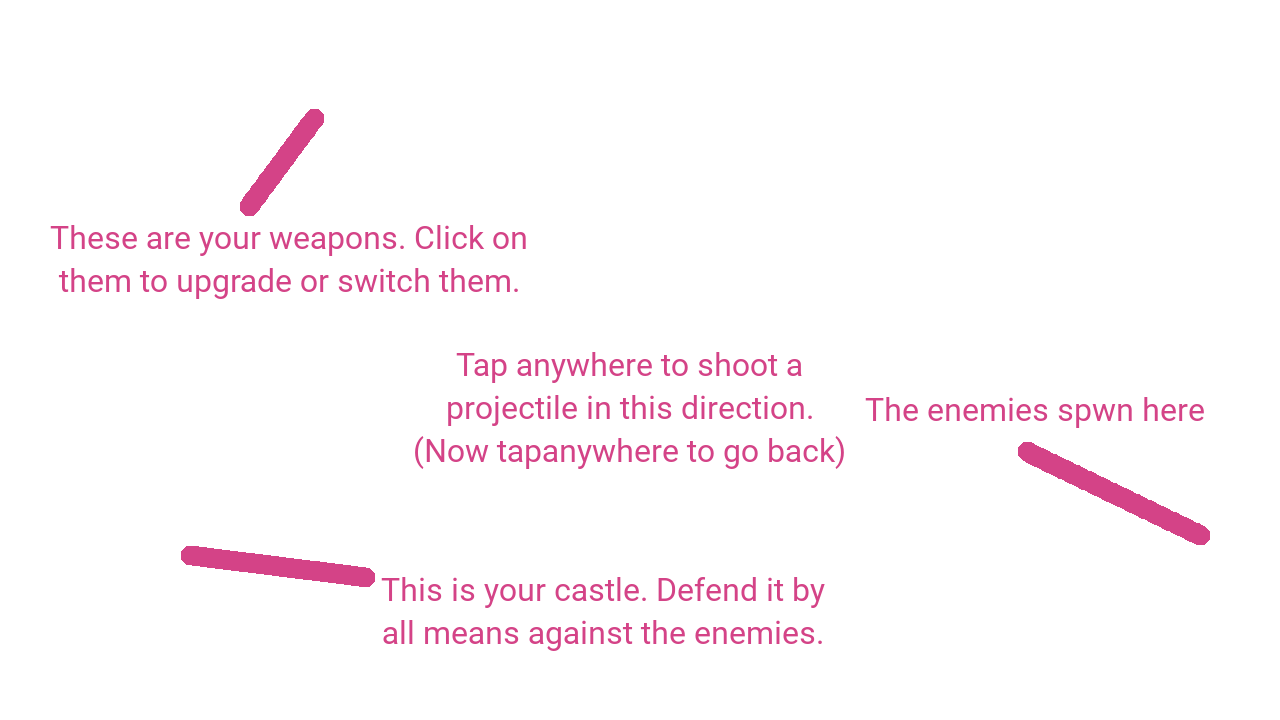
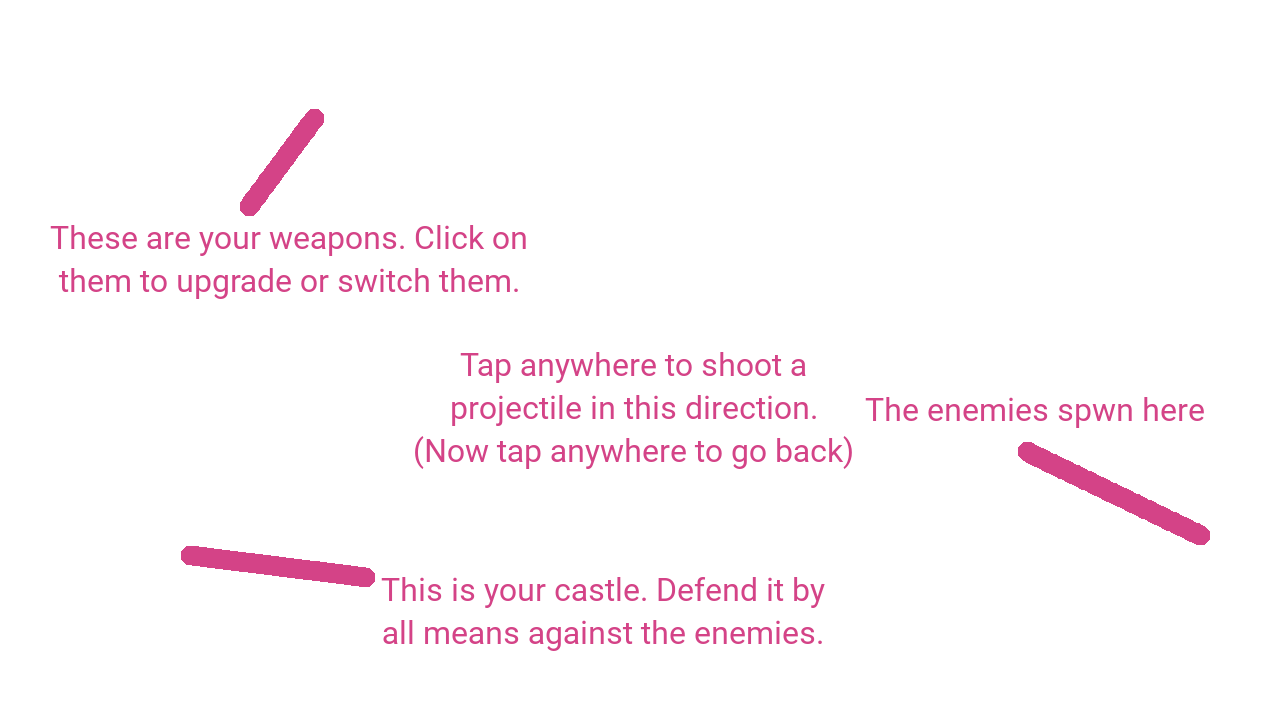
Layer changes from the first 1280 × 720 image to the second:
painted on "Tap anywhere to shoot a ..." over [448, 352, 852, 469]
